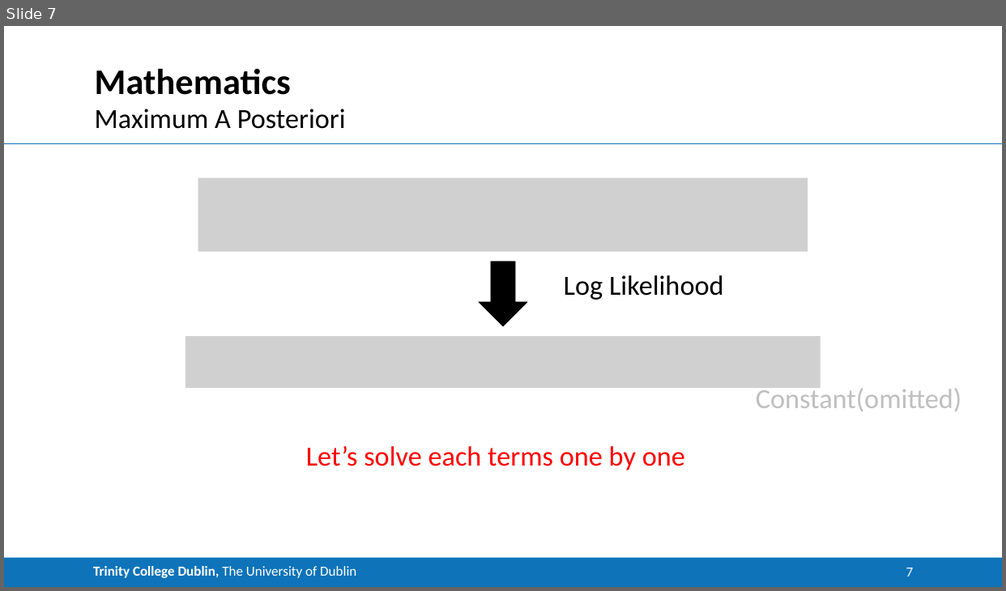
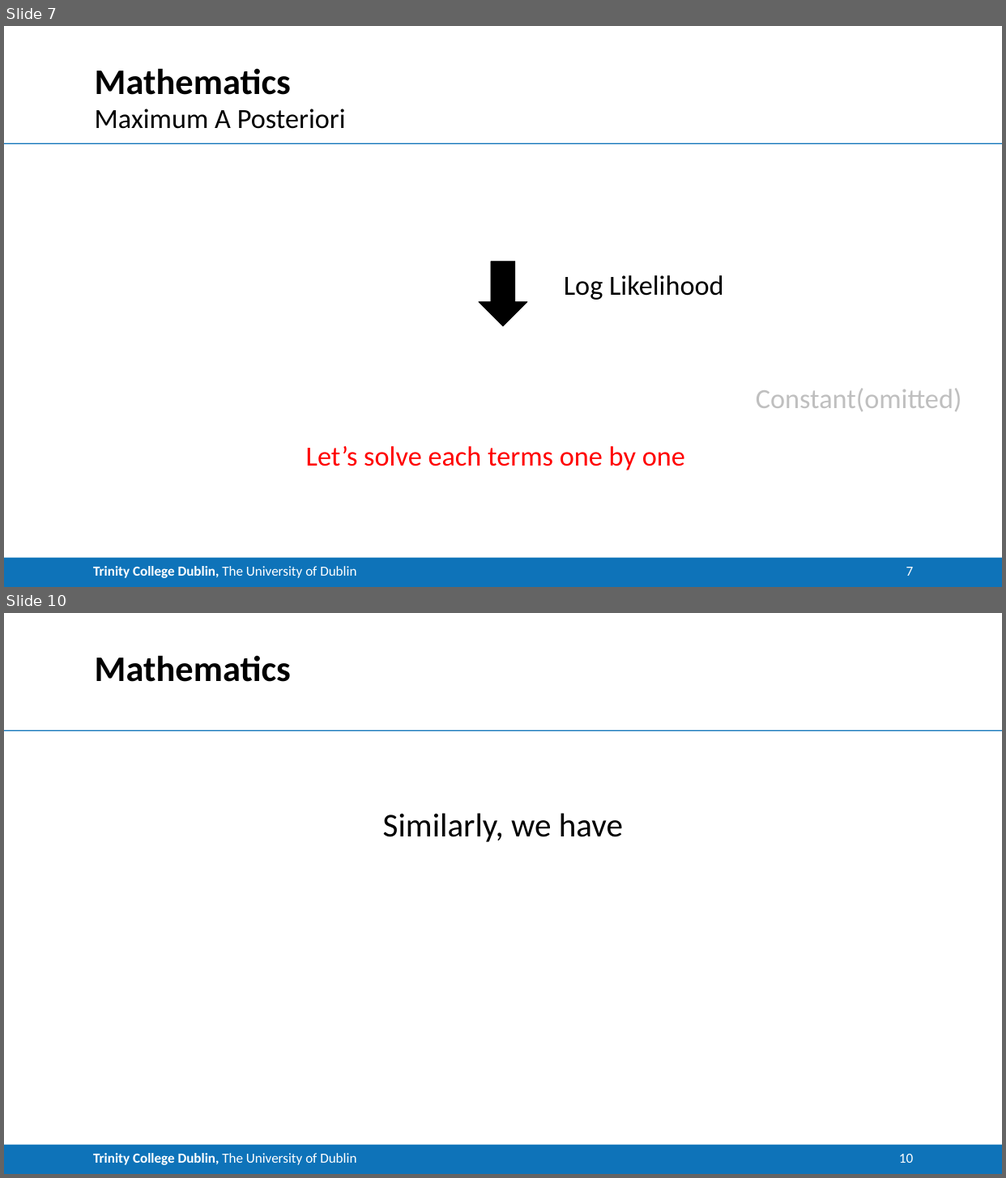
Before and after one commit to CNStanLee/CM_Matting, a slide deck: 002Matlab Project/Project.pptx. Shown one above the other, each under a label of ours: slide 7 before the commit, slides 7 and 10 after it; the slides between them are not shown. The pictures are 1006x591 and 1006x1178 pixels, drawn with LibreOffice and Linux fonts; fonts in the diff are those of the drawing; grey boxes stand for pictures. Boxes give left, top, right and bottom in pixels: in the first picture for what was removed or moved away, otherwise in the second. Text is boxed around its words. In the diff, an @@ line names an element or a change of style, - is before the commit and + after.

```diff
--- a/002Matlab Project/Project.pptx
+++ b/002Matlab Project/Project.pptx
@@ slide 10 added at (4,613,1002,1174), background #FFFFFF; not listed: 2 template elements that a slide beside it also shows @@
@@ title added at (95,655,291,682), 26 pt, text #000000, bold @@
+Mathematics
@@ text added at (383,813,623,842), 24 pt, text #000000 @@
+Similarly, we have
@@ page number added at (899,1154,913,1163), 10 pt, text #FFFFFF @@
+10
@@ slide 7 changed as well @@
@@ picture removed at (198,177,808,251) @@
@@ picture removed at (185,336,820,388) @@
```
Also in this commit, not shown: 6 other slides changed, 6 other slides added, 4 slides removed.
